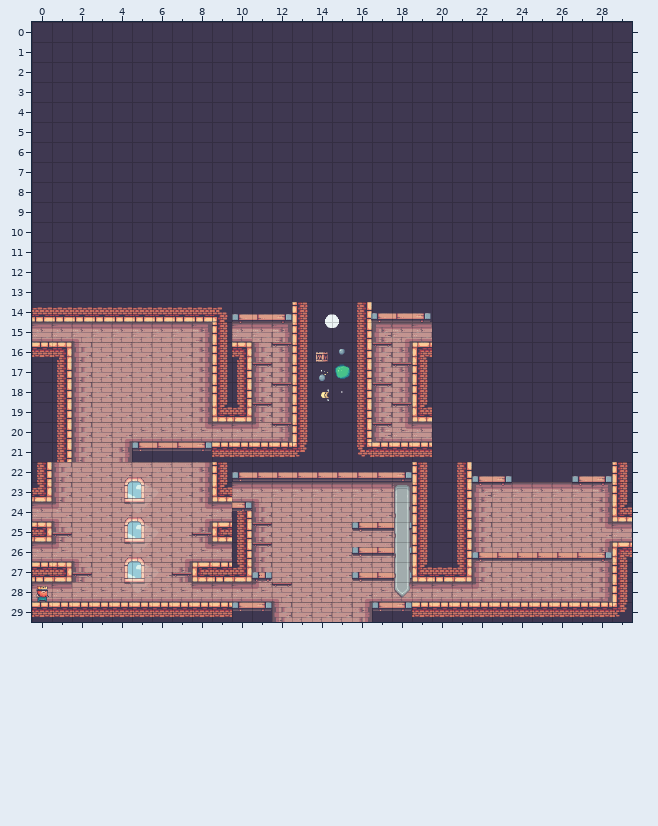
Two states of a Tiled map, world/maps/level_3.tmx. Above: the version before the commit.
Cells are 32x32 px. Shown: x 0..29, y 0..29.
After the commit:
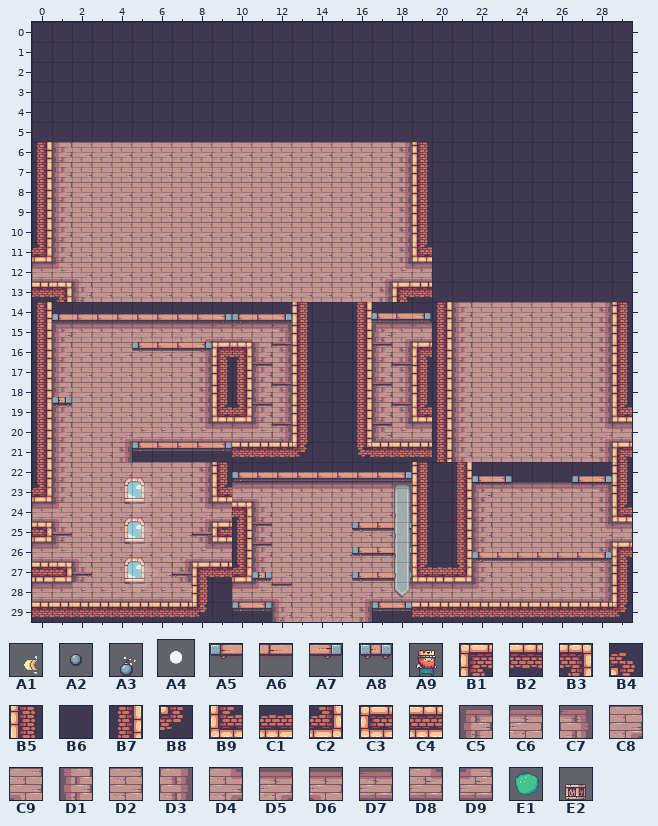
Key: from "character_cannonsnpigs": A1 5 "muzzle_flash", A2 8 "cannonball"; from "character_pigbomb": A3 26 "bomb_on"; from "common_items_bomb": A4 5 "boom"; from "gfx_castle_decorations": A5 9, A6 10, A7 11, A8 12; from "gfx_king": A9 0 "wait"; from "gfx_levels_castle_tiles": B1 0, B2 1, B3 2, B4 5, B5 12, B6 13, B7 14, B8 17, B9 24, C1 25, C2 26, C3 36, C4 37, C5 48, C6 49, C7 50, C8 52, C9 53, D1 60, D2 61, D3 62, D4 67, D5 76, D6 77, D7 85, D8 88, D9 89; from "gfx_pig": E1 24 "poof"; from "pig_crate": E2 34 "crate".
__ is an empty cell.
Objects are placed by their top-left corner, in cells (3,4 is the top-left corner of cell 3,4); size is 1x1 cell unless given.
Tiles replaced or removed in this view: B2, B3, B4, B5, B6, B7, C1, C3, C4, C7, D1, D6, D7.
Change:
Changed rows in their new state; .. is an unchanged cell.
Layer "lvl_3_bg":
first column x 0:
 6 B7 D1 D2 D2 D2 D2 D2 D2 D2 D2 D2 D2 D2 D2 D2 D2 D2 D2 D3 B5 .. .. .. .. .. .. .. .. .. ..
 7 B7 D1 D2 D2 D2 D2 D2 D2 D2 D2 D2 D2 D2 D2 D2 D2 D2 D2 D3 B5 .. .. .. .. .. .. .. .. .. ..
 8 B7 D1 D2 D2 D2 D2 D2 D2 D2 D2 D2 D2 D2 D2 D2 D2 D2 D2 D3 B5 .. .. .. .. .. .. .. .. .. ..
 9 B7 D1 D2 D2 D2 D2 D2 D2 D2 D2 D2 D2 D2 D2 D2 D2 D2 D2 D3 B5 .. .. .. .. .. .. .. .. .. ..
10 B7 D1 D2 D2 D2 D2 D2 D2 D2 D2 D2 D2 D2 D2 D2 D2 D2 D2 D3 B5 .. .. .. .. .. .. .. .. .. ..
11 C2 D1 D2 D2 D2 D2 D2 D2 D2 D2 D2 D2 D2 D2 D2 D2 D2 D2 D3 B9 .. .. .. .. .. .. .. .. .. ..
12 D7 D9 C9 D2 D2 D2 D2 D2 D2 D2 D2 D2 D2 D2 D2 D2 D2 C8 D8 D7 .. .. .. .. .. .. .. .. .. ..
13 B2 B3 D1 D2 D2 D2 D2 D2 D2 D2 D2 D2 D2 D2 D2 D2 D2 D3 B1 B2 .. .. .. .. .. .. .. .. .. ..
14 B7 B6 B6 B6 B6 B6 B6 B6 B6 B6 .. .. .. .. .. .. .. .. .. .. B7 D1 D2 D2 D2 D2 D2 D2 D3 B5
15 B7 C5 C6 .. .. .. .. .. D5 D7 .. .. .. .. .. .. .. .. .. .. B7 D1 D2 D2 D2 D2 D2 D2 D3 B5
16 B7 D1 D2 .. .. .. .. .. .. B1 .. .. .. .. .. .. .. .. .. .. B7 D1 D2 D2 D2 D2 D2 D2 D3 B5
17 B7 D1 D2 .. .. .. .. .. .. .. .. .. .. .. .. .. .. .. .. .. B7 D1 D2 D2 D2 D2 D2 D2 D3 B5
18 B7 D1 D2 .. .. .. .. .. .. .. .. .. .. .. .. .. .. .. .. .. B7 D1 D2 D2 D2 D2 D2 D2 D3 B5
19 B7 D1 D2 .. .. .. .. .. .. .. .. .. .. .. .. .. .. .. .. .. B7 D1 D2 D2 D2 D2 D2 D2 D3 B9
20 B7 D1 D2 .. .. .. .. .. .. .. .. .. .. .. .. .. .. .. .. .. B7 D1 D2 D2 D2 D2 D2 D2 D4 D7
21 B7 D1 D2 .. .. .. .. .. .. B6 .. .. .. .. .. .. .. .. .. .. B7 D1 D2 D2 D2 D2 D2 D2 D3 B1
24 .. .. .. .. .. .. .. .. .. .. B3 .. .. .. .. .. .. .. .. .. .. .. .. .. .. .. .. .. .. ..
27 .. .. .. .. .. .. .. .. B1 B2 .. .. .. .. .. .. .. .. .. .. .. .. .. .. .. .. .. .. .. ..
28 .. .. .. .. .. .. .. .. B5 B6 .. .. .. .. .. .. .. .. .. .. .. .. .. .. .. .. .. .. .. ..
29 .. .. .. .. .. .. .. .. B8 B6 .. .. .. .. .. .. .. .. .. .. .. .. .. .. .. .. .. .. .. ..
Layer "lvl_3_mood":
changed: A7 at 8,21 -> A7 at 9,21
added: A6 at 8,14.6
added: A6 at 7,14.6
added: A6 at 6,14.6
added: A6 at 5,14.6
added: A6 at 4,14.6
added: A6 at 3,14.6
added: A6 at 2,14.6
added: A7 at 9,14.6
added: A5 at 1,14.6
added: A6 at 7,16
added: A6 at 6,16
added: A7 at 8,16
added: A5 at 5,16
added: A8 at 1,18.8
added: A6 at 8,21
removed: A7 at 10,24
Layer "lvl_3_obj" (now hidden):
removed: E2 "crate_proto" at 14,16
removed: A2 "cannonball_proto" at 15,16
removed: A4 "boom_proto" at 14,14 size 2x2
removed: A3 "bomb_proto" at 14,17
removed: E1 "pigpoof_proto" at 15,17
removed: A1 "cannonmuzzle_proto" at 14,18
removed: A9 "king" at 0,28
